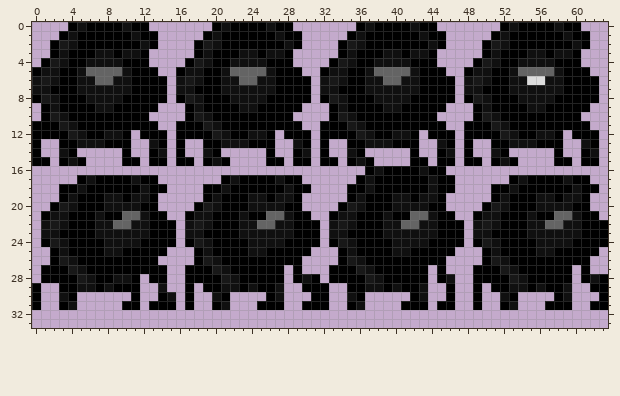
One commit to this pixel-art file: assets/enemy_hound_spritesheet.aseprite. Above is the file before it was changed.
64x48 pixels, 1 frame. Colours within 5 levels of each other are drawn and written as one. Shown: x 0..63, y 0..33.
After:
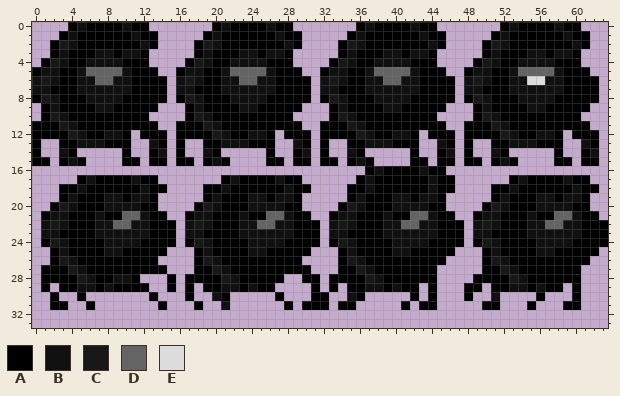
Palette (. is transparent): A #000000  B #101010  C #181818  D #646464  E #dcdcdc
The exact change:
Changed rows in their new state; - is an unchanged pixel.
first column x 0:
27 -----------------.----------A-A--.----------A.---.----------A.--
28 -------------..A-------------.A-------------A..-------------A...
29 .A----------A-.A-----------.--.-.A---------.A-.-A----------.A-..
30 .-A..A-----.-A..----------.A---------------.A-.-A.-B..--A-..A--.
31 .-A-.-A---..-.-.-.A-.----...A-----A-.-----.-A..--.AA..-A-..-A-..
